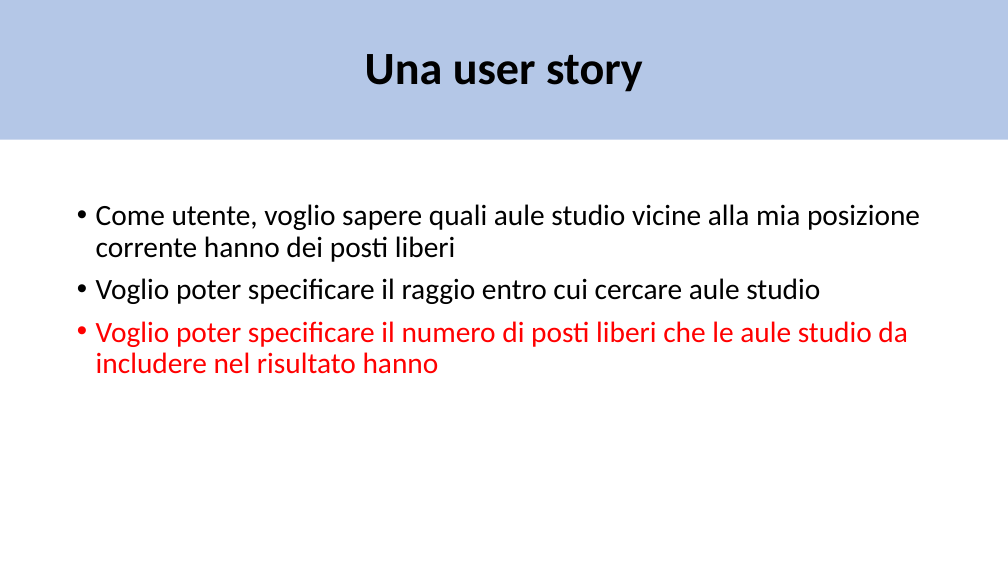
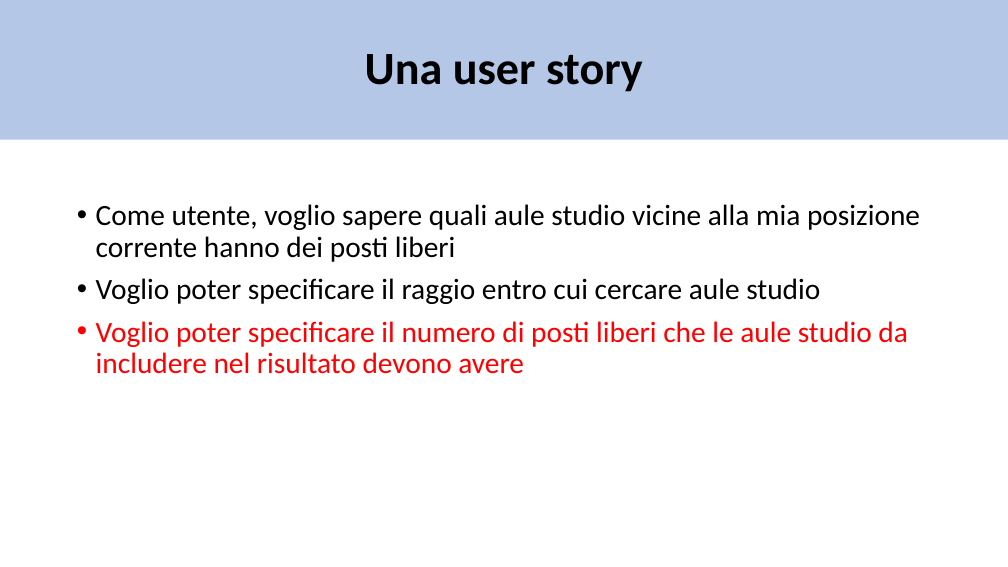
Before and after one commit to matte21/CalcM, a slide deck: slide 7 of ontologia.pptx. Drawn at 1008x567 pixels with LibreOffice and Linux fonts; fonts in the diff are those of the drawing. Boxes give left, top, right and bottom in pixels: in the first picture for what was removed or moved away, otherwise in the second. Text is boxed around its words. In the diff, an @@ line names an element or a change of style, - is before the commit and + after.

```diff
--- a/ontologia.pptx
+++ b/ontologia.pptx
@@ text at (96, 321, 908, 374): text changed @@
-• Voglio poter specificare il numero di posti liberi che le aule studio da includere nel risultato hanno
+• Voglio poter specificare il numero di posti liberi che le aule studio da includere nel risultato devono avere
```
Also in this commit, not shown: 2 other slides changed, 2 slides added.
